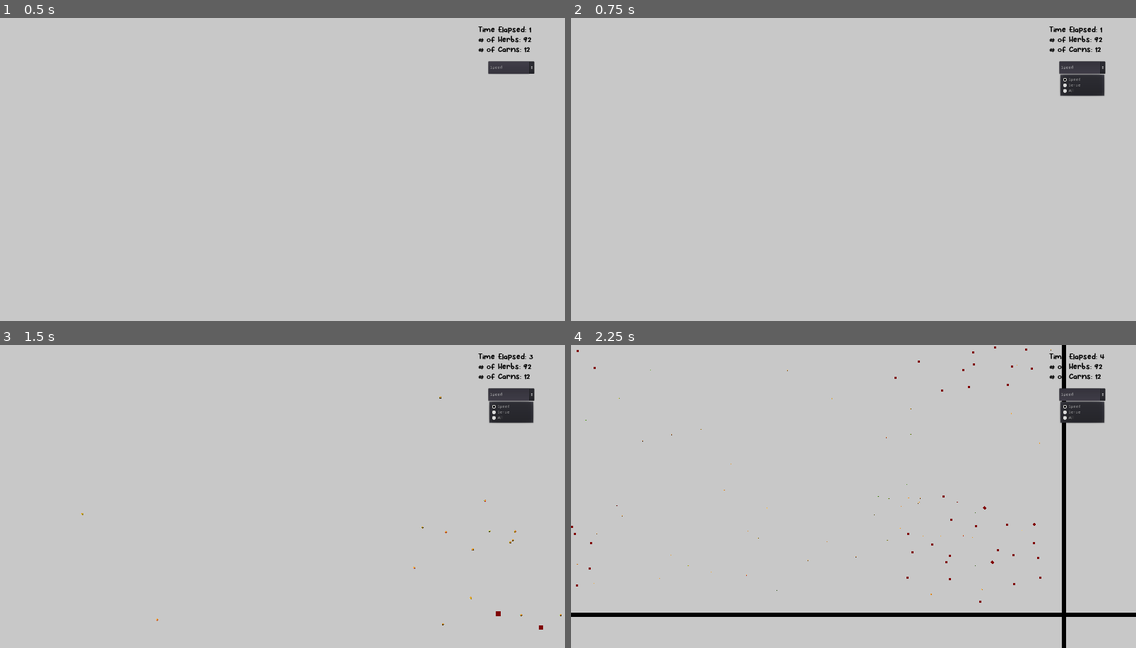
Above: before the commit, frames 1-4 (two rows, left to right).
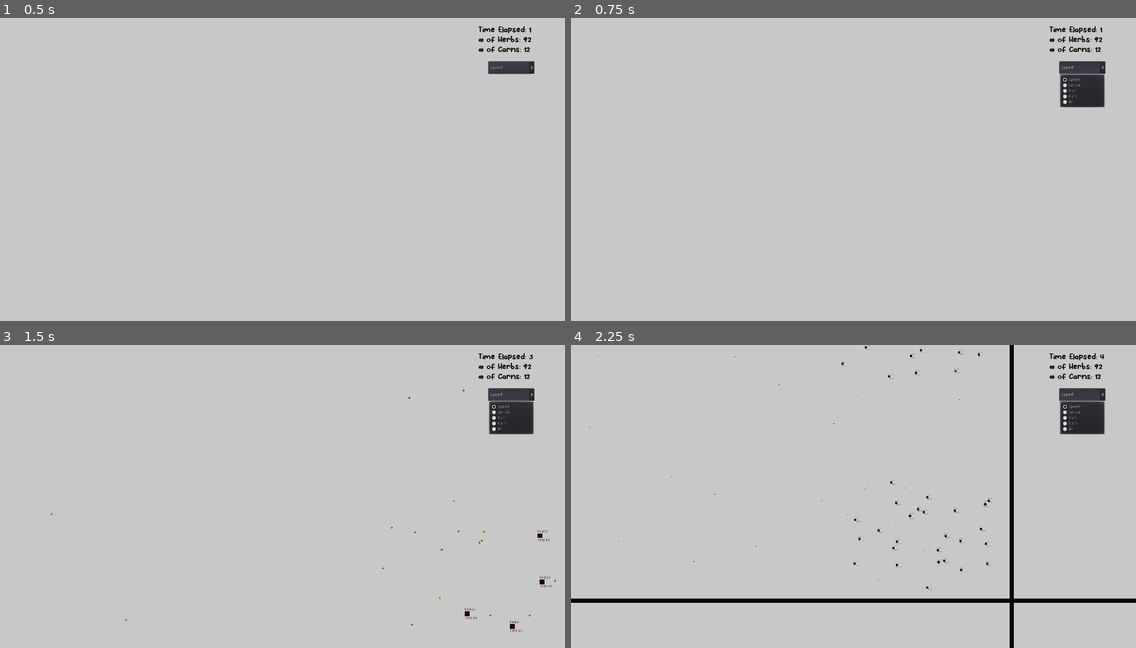
Above: after the commit, the same moments.

Repository: SachJay/LifeSimulator
Game: Godot game, scene res://Scenes/World.tscn
Two runs of this game, one before a commit and one after it. Both use one fixed random seed, a clock stepped at 60 frames per second and the inputs below.
Inputs:
- Up to frame 1 (0.5 s): no input
- Up to frame 2 (0.75 s): click "Speed" at 0.5 s
- Up to frame 3 (1.5 s): tap Enter at 1.25 s; hold Right (run_right) from 1.28 s (still down); hold Z (zoom_in) from 1.28 s (still down)
- Up to frame 4 (2.25 s): release Right (run_right) at 2.03 s; release Z (zoom_in) at 2.03 s; hold S (run_down) from 2.03 s (still down); tap X (zoom_out) at 2.1 s

Frame 1 is identical in both runs. In frame 2, 0.3% of the frame differs, in the area x 86-95%, y 23-30%; in frame 3, 0.6%; in frame 4, 4.8%, in the area x 0-100%, y 0-100%.

Commit message:
adds run trait and fixes forumulas

Diff:
--- a/app/Scenes/carnivore.tscn
+++ b/app/Scenes/carnivore.tscn
@@ -48,6 +48,26 @@
 [node name="CollisionShape2D" type="CollisionShape2D" parent="SenseDetection"]
 shape = SubResource( 3 )
 
+[node name="NameLabel" type="Label" parent="."]
+margin_left = -16.6667
+margin_top = -31.3333
+margin_right = 23.3333
+margin_bottom = -17.3333
+text = "0"
+__meta__ = {
+"_edit_use_anchors_": false
+}
+
+[node name="TraitValueLabel" type="Label" parent="."]
+margin_left = -16.6667
+margin_top = 18.6667
+margin_right = 15.3333
+margin_bottom = 32.6667
+text = "0"
+__meta__ = {
+"_edit_use_anchors_": false
+}
+
 [connection signal="body_entered" from="Area2D" to="." method="_on_Area2D_body_entered"]
 [connection signal="timeout" from="Timer" to="." method="_on_Timer_timeout"]
 [connection signal="body_entered" from="SenseDetection" to="." method="_on_SenseDetection_body_entered"]
--- a/app/Scenes/herbivore.tscn
+++ b/app/Scenes/herbivore.tscn
@@ -49,6 +49,26 @@
 [node name="CollisionShape2D" type="CollisionShape2D" parent="SenseDetection"]
 shape = SubResource( 3 )
 
+[node name="NameLabel" type="Label" parent="."]
+margin_left = -11.3333
+margin_top = -25.3333
+margin_right = 28.6667
+margin_bottom = -11.3333
+text = "N/A"
+__meta__ = {
+"_edit_use_anchors_": false
+}
+
+[node name="TraitValueLabel" type="Label" parent="."]
+margin_left = -11.3333
+margin_top = 12.0
+margin_right = 20.6667
+margin_bottom = 26.0
+text = "0"
+__meta__ = {
+"_edit_use_anchors_": false
+}
+
 [connection signal="area_entered" from="Area2D" to="." method="_on_Area2D_area_entered"]
 [connection signal="body_entered" from="Area2D" to="." method="_on_Area2D_body_entered"]
 [connection signal="timeout" from="Timer" to="." method="_on_Timer_timeout"]
--- a/app/Scripts/animal.gd
+++ b/app/Scripts/animal.gd
@@ -5,23 +5,35 @@
 
 #setup variables
 onready var timer = $Timer
+onready var traitLabel = $TraitValueLabel
+
 var waittime
 var rng = RandomNumberGenerator.new()
 var timedout = false
 var foodConsumed = 0
-
-#stat variables
-var startingEnergy = 750000
+var numOfTraits = 3
+
+## VARIABLES ##
+var startingEnergy = pow(450, numOfTraits)
 var energy = startingEnergy
 
+#Speed
 var startingSpeed = 1000.0
 var speed = startingSpeed
 var speedConstant = 20
 var speedCoefficient = 1.35
 var speedVariance = 100.0
-var runCoeff = 10
-var currentRunCoeff = 1
-
+
+#Run
+var startingRunCoeff = 2.0
+var runCoeff = startingRunCoeff
+var runConstant = 0.04
+var runEnergyCoeff = 1.2
+var runVariance = 0.5
+
+var currentRunCoeff = 1.0
+
+#Sense
 var startingSenseRad = 50
 var senseRad = startingSenseRad
 var senseConstant = 1
@@ -42,7 +54,7 @@
 var age = 0
 var maxAge = 500
 
-enum {SPEED, SENSE, ALL}
+enum {SPEED, SENSE, RUN, CARN, ALL}
 var visible_trait = SPEED
 
 func _on_Timer_timeout():
@@ -59,7 +71,7 @@
 		energy = startingEnergy
 
 func get_energy_cost():
-	return pow(speed/speedConstant, speedCoefficient) * pow(senseRad/senseConstant, senseCoefficient)
+	return pow(speed/speedConstant, speedCoefficient) * pow(senseRad/senseConstant, senseCoefficient) * pow(runCoeff/runConstant, runEnergyCoeff)
 
 func consume_food():
 	if foodConsumed == 0:
@@ -81,6 +93,7 @@
 	pass #abstract this shit
 
 func map(inputLow, inputHigh, outputLow, outputHigh, value):
+	#print(str(inputLow)+" "+str(inputHigh)+" "+str(value))
 	if value < inputLow:
 		return outputLow
 
@@ -94,16 +107,17 @@
 	return outputLow + outputRange * percent
 
 func map_trait(coefficient, constant, starting, value):
+	#print(str(calculate_map_range_low(coefficient, constant, starting)) +"  "+str(calculate_map_range_high(coefficient, constant, starting)))
 	var color = map(calculate_map_range_low(coefficient, constant, starting), calculate_map_range_high(coefficient, constant, starting), 0, 1, value)
 	return color
 
 func calculate_map_range_low(coeff, constVar, starting):
-	var variance =  startingEnergy / (25000.0 * pow(coeff, 2))
-	return starting - variance * constVar
+	var variance =  startingEnergy / (3000000.0 * pow(coeff, 3))
+	return starting - variance * constVar * 2 / 5
 
 func calculate_map_range_high(coeff, constVar, starting):
-	var variance =  startingEnergy / (25000.0 * pow(coeff, 2))
-	return starting + variance * constVar
+	var variance =  startingEnergy / (3000000.0 * pow(coeff, 3))
+	return starting + variance * constVar * 11 / 5
 
 func distance(x1, y1, x2, y2):
 	return sqrt(pow(x1 - x2, 2) + pow(y1 - y2, 2))
@@ -119,10 +133,6 @@
 	var xDist:float = body.position.x - self.position.x
 	var yDist:float = body.position.y - self.position.y
 
-	moveToTarget = true
-	currentRunCoeff = runCoeff
-	targetName = body.name
-
 	if abs(xDist) < 1:
 		xDir = 0.0
 		yDir = 1.0 / 2.0
@@ -167,8 +177,9 @@
 
 func set_next_gen_traits(animal):
 	animal.position = self.position
-	animal.speed = trait_formatter(speed + rng.randf_range(-speedVariance, speedVariance), 500, 2000)
-	animal.set_sense_rad(trait_formatter(senseRad + rng.randf_range(-senseVariance, senseVariance), 20, 200))
+	animal.speed = trait_formatter(speed + rng.randf_range(-speedVariance, speedVariance), 250, 4000)
+	animal.runCoeff = trait_formatter(runCoeff + rng.randf_range(-runVariance, runVariance), 1, 5)
+	animal.set_sense_rad(trait_formatter(senseRad + rng.randf_range(-senseVariance, senseVariance), 20, 400))
 	animal.modulate = visualise_trait(visible_trait)
 	animal.visible_trait = visible_trait
 
@@ -177,9 +188,34 @@
 		return Color(map_trait(speedCoefficient, speedConstant, startingSpeed, speed), 0, 0)
 	elif trait == SENSE:
 		return Color(0, map_trait(senseCoefficient, senseConstant, startingSenseRad, senseRad), 0)
+	elif trait == RUN:
+		return Color(0, 0, map_trait(runEnergyCoeff, runConstant, startingRunCoeff, runCoeff))
+	elif trait == CARN:
+		if "carn" in self.name:
+			return Color(0, 0, 0)
+		else:
+			return Color(1, 1, 1)
 	elif trait == ALL:
-		return Color(map_trait(speedCoefficient, speedConstant, startingSpeed, speed), map_trait(senseCoefficient, senseConstant, startingSenseRad, senseRad), 0)
-
-func update_modulate(trait):
+		return Color(map_trait(speedCoefficient, speedConstant, startingSpeed, speed), map_trait(senseCoefficient, senseConstant, startingSenseRad, senseRad), map_trait(runEnergyCoeff, runConstant, startingRunCoeff, runCoeff))
+
+func set_trait_value_label(trait):
+	if trait == SPEED:
+		return str("%.2f" % speed)
+	elif trait == SENSE:
+		return str("%.2f" % senseRad)
+	elif trait == RUN:
+		return str("%.2f" % runCoeff)
+	elif trait == CARN:
+		if "carn" in self.name:
+			return "CARN"
+		else:
+			return "HERB"
+	elif trait == ALL:
+		return ""
+	else:
+		return "ERROR"
+
+func on_change_trait(trait):
 	visible_trait = trait
 	self.modulate = visualise_trait(trait)
+	traitLabel.text = set_trait_value_label(trait)
--- a/app/Scripts/carnivore.gd
+++ b/app/Scripts/carnivore.gd
@@ -1,16 +1,22 @@
 extends "res://Scripts/animal.gd"
 
+onready var herbName = $NameLabel
+
 func _init():
-	speed = 1200.0
-	senseRad = 200
-	startingEnergy = 35000000
+	speed = 1100.0
+	senseRad = 70
+	startingEnergy = pow(525, numOfTraits)
+	energy = startingEnergy
 	speedVariance = 300
 	senseVariance = 30
+	runVariance = 1.5
 	postreproduceAmount = 1
 	reproduceAmount = 1
 	maxAge = 10000
 
 func _ready():
+	on_change_trait(visible_trait)
+	herbName.text = self.name
 	set_sense_rad(senseRad)
 	rng.randomize()
 	waittime = timer.wait_time
@@ -53,6 +59,9 @@
 	if moveToTarget or !"herb" in body.name:
 		return
 
+	targetName = body.name
+	moveToTarget = true
+	currentRunCoeff = runCoeff
 	calculateDirection(body)
 
 func _on_SenseDetection_body_exited(body):
--- a/app/Scripts/herbivore.gd
+++ b/app/Scripts/herbivore.gd
@@ -1,26 +1,32 @@
 extends "res://Scripts/animal.gd"
+
+onready var herbName = $NameLabel
 
 var moveAwayTarget = false
 var preyName = ""
 var radDirection = 0
 
 func _ready():
+	on_change_trait(visible_trait)
+	traitLabel = $TraitValueLabel
 	rng.randomize()
 	waittime = timer.wait_time
 	set_sense_rad(senseRad)
 	maxX = get_tree().get_root().get_node("World").get_node("right").position.x
 	maxY = get_tree().get_root().get_node("World").get_node("down").position.y
+	herbName.text = self.name
 
 func _physics_process(delta):
 	if moveToTarget and !get_tree().get_root().get_node("World").get_node("foodGroup").has_node(targetName):
 		moveToTarget = false
+		currentRunCoeff = 1
 
 	if moveAwayTarget and !get_tree().get_root().get_node("World").get_node("animalGroup").has_node(preyName):
 		moveAwayTarget = false
+		currentRunCoeff = 1
 
 	if timedout:
 		if moveAwayTarget:
-			moveAwayTarget = true
 			calculateDirection(get_tree().get_root().get_node("World").get_node("animalGroup").get_node(preyName))
 			yDir = -yDir
 			xDir = -xDir
@@ -38,12 +44,11 @@
 			yDir = cos(radDirection)
 
 		elif moveToTarget:
-			moveToTarget = true
 			calculateDirection(get_tree().get_root().get_node("World").get_node("foodGroup").get_node(targetName))
 		timedout = false
 
 
-	vector = Vector2(delta * xDir * speed * waittime, delta * yDir * speed * waittime)
+	vector = Vector2(delta * xDir * (speed * currentRunCoeff) * waittime, delta * yDir * (speed * currentRunCoeff) * waittime)
 	return move_and_collide(vector)
 
 func _on_Area2D_body_entered(body):
@@ -58,6 +63,7 @@
 			foodConsumed += 1
 		area.queue_free()
 		moveToTarget = false
+		currentRunCoeff = 1
 
 func create_child():
 	var animal = load("res://Scenes/herbivore.tscn").instance()
@@ -72,6 +78,7 @@
 		return
 
 	moveToTarget = true
+	currentRunCoeff = runCoeff
 	targetName = area.name
 	calculateDirection(area)
 
@@ -80,6 +87,7 @@
 		return
 
 	moveAwayTarget = true
+	currentRunCoeff = runCoeff
 	preyName = body.name
 	calculateDirection(body)
 	yDir = -yDir
@@ -89,3 +97,4 @@
 	if(moveAwayTarget && body.name == preyName):
 		preyName = ""
 		moveAwayTarget = false
+		currentRunCoeff = 1
--- a/app/Scripts/world.gd
+++ b/app/Scripts/world.gd
@@ -29,8 +29,10 @@
 	totalCarn.text = "# of Carns: " + str(get_tree().get_nodes_in_group("carn").size())
 	traitDropdown.add_item("Speed")
 	traitDropdown.add_item("Sense")
+	traitDropdown.add_item("Run")
+	traitDropdown.add_item("Carn")
 	traitDropdown.add_item("All")
-	get_tree().call_group("animals", "update_modulate", 0)
+	get_tree().call_group("animals", "on_change_trait", 0)
 	minX = leftWall.position.x
 	minY = upWall.position.y
 	maxX = rightWall.position.x
@@ -38,8 +40,8 @@
 	print(str(maxX)+" "+str(maxY))
 
 func _process(delta):
-	camera.position.x += delta * (Input.get_action_strength("run_right") - Input.get_action_strength("run_left")) * 1000
-	camera.position.y -= delta * (Input.get_action_strength("run_up") - Input.get_action_strength("run_down")) * 1000
+	camera.position.x += delta * (Input.get_action_strength("run_right") - Input.get_action_strength("run_left")) * 2000
+	camera.position.y -= delta * (Input.get_action_strength("run_up") - Input.get_action_strength("run_down")) * 2000
 	camera.zoom.x += delta * (Input.get_action_strength("zoom_in") - Input.get_action_strength("zoom_out")) * 5
 	camera.zoom.y += delta * (Input.get_action_strength("zoom_in") - Input.get_action_strength("zoom_out")) * 5
 	if(camera.zoom.x < 0.1):
@@ -88,4 +90,4 @@
 		animalSpeed = 500
 
 func _on_OptionButton_item_selected(index):
-	get_tree().call_group("animals", "update_modulate", index)
+	get_tree().call_group("animals", "on_change_trait", index)
